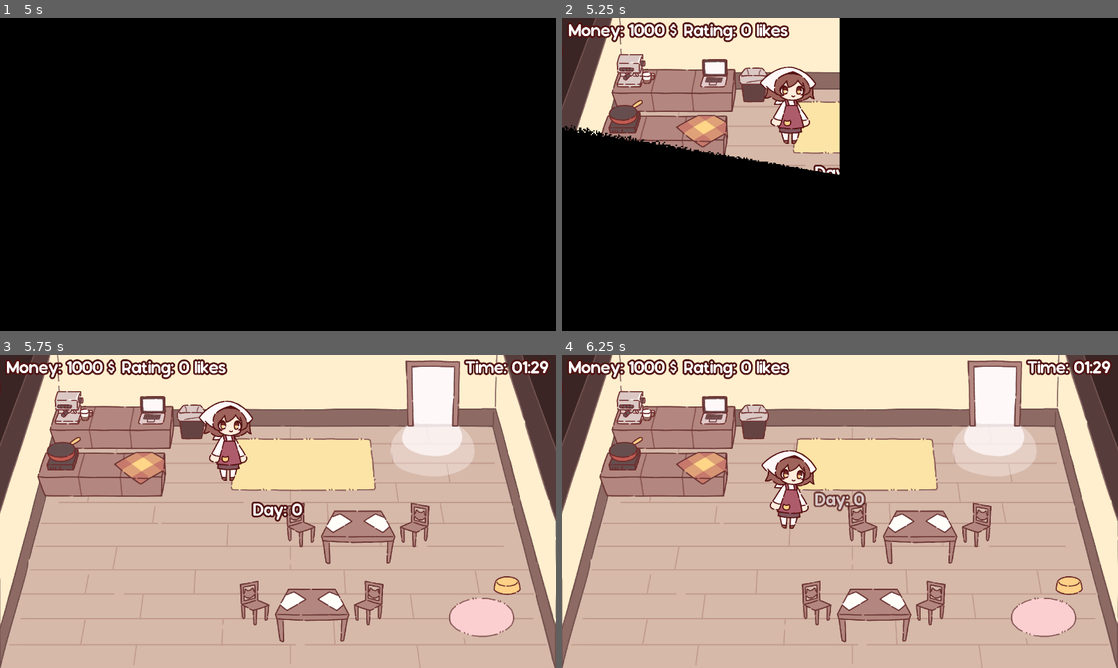
Above: before the commit, frames 1-4 (two rows, left to right).
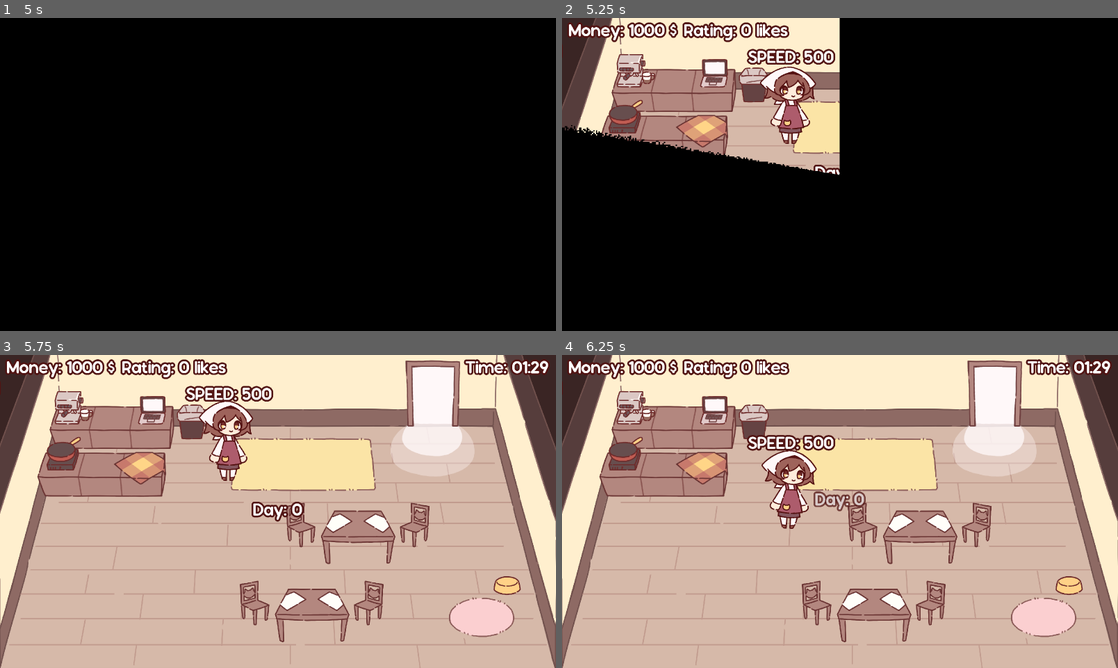
Above: after the commit, the same moments.

Repository: NuTrynity/Little-Cat-Cafe
Game: Godot game, scene res://Nodes/UI/opening_bill_board.tscn
Same seed, same stepped clock (60 frames per second), same inputs: the game is played once before the commit and once after it.
Inputs (mouse positions are in pixels of both pictures, inside the frame that each line leads up to):
- Up to frame 1 (5 s): move the mouse to (400, 158) at 0.52 s; hold Right (move_right) 0.53-1.25 s; hold E (interact) 0.53-1.25 s; click (400, 158) at 0.67 s; drag from (166, 190) to (250, 237) at 1.27 s; move the mouse to (333, 105) at 2.02 s; hold Right (move_right) 2.03-2.75 s; hold E (interact) 2.03-2.75 s; drag from (250, 237) to (111, 127) at 2.77 s; move the mouse to (444, 221) at 3.52 s; hold A (move_left) 3.53-4.25 s; hold E (interact) 3.53-4.25 s; click "New Game" at 4.25 s
- Up to frame 2 (5.25 s): tap Enter at 5 s; drag from (673, 127) to (973, 212) at 5.02 s
- Up to frame 3 (5.75 s): no input
- Up to frame 4 (6.25 s): move the mouse to (867, 511) at 5.77 s; hold S (move_down) from 5.78 s (still down); hold E (interact) from 5.78 s (still down); click (867, 511) at 5.92 s

Frame 1 is identical in both runs. In frame 2, 0.7% of the frame differs, in the area x 10-50%, y 2-15%; in frame 3, 0.7%, in the area x 10-96%, y 2-15%; in frame 4, 0.7%.
Error before the commit: Assertion failed: The node was set as a singleton entity, but no entity name was provided. (res://addons/scene_manager/SceneManager.gd:52)

Commit message:
added speed buff when combo meter increases

Diff:
--- a/Nodes/CharacterNodes/player.tscn
+++ b/Nodes/CharacterNodes/player.tscn
@@ -1,10 +1,11 @@
-[gd_scene load_steps=7 format=3 uid="uid://ccd36gjbdqg85"]
+[gd_scene load_steps=8 format=3 uid="uid://ccd36gjbdqg85"]
 
 [ext_resource type="Script" path="res://Scripts/CharacterScripts/Player.gd" id="1_bdjlg"]
 [ext_resource type="Resource" uid="uid://bqgjv1dentg8k" path="res://CustomResources/PlayerStats.tres" id="2_xx3sy"]
 [ext_resource type="PackedScene" uid="uid://yyjoaguxo2q7" path="res://Nodes/CharacterNodes/player_skin.tscn" id="3_5ahdw"]
 [ext_resource type="PackedScene" uid="uid://thwwtu05gh5p" path="res://Nodes/ObjectNodes/tray.tscn" id="4_ih7m2"]
 [ext_resource type="PackedScene" uid="uid://dup7dxp0rjp3y" path="res://Nodes/UI/joy_stick.tscn" id="5_48k8c"]
+[ext_resource type="Theme" uid="uid://cre74qu5ppyhh" path="res://Assets/Theme/main_menu.tres" id="6_5gryr"]
 
 [sub_resource type="RectangleShape2D" id="RectangleShape2D_mo8yt"]
 size = Vector2(91, 35)
@@ -30,4 +31,10 @@
 [node name="JoyStick" parent="." instance=ExtResource("5_48k8c")]
 visible = false
 
+[node name="Label" type="Label" parent="."]
+offset_right = 221.0
+offset_bottom = 65.0
+theme = ExtResource("6_5gryr")
+text = "Speed 500"
+
 [connection signal="use_move_vector" from="JoyStick" to="." method="_on_joy_stick_use_move_vector"]
--- a/Nodes/Components/player_buffs.tscn
+++ b/Nodes/Components/player_buffs.tscn
@@ -1,3 +1,10 @@
-[gd_scene format=3 uid="uid://lrihuknftpsf"]
+[gd_scene load_steps=4 format=3 uid="uid://lrihuknftpsf"]
+
+[ext_resource type="Script" path="res://Scripts/ComponentScripts/player_buffs.gd" id="1_ko0dm"]
+[ext_resource type="Resource" uid="uid://bqgjv1dentg8k" path="res://CustomResources/PlayerStats.tres" id="2_i52o1"]
+[ext_resource type="Resource" uid="uid://d0ojrka58d027" path="res://CustomResources/GameManager.tres" id="3_cc60e"]
 
 [node name="PlayerBuffs" type="Node"]
+script = ExtResource("1_ko0dm")
+player_stats = ExtResource("2_i52o1")
+game_manager = ExtResource("3_cc60e")
--- a/Scripts/CharacterScripts/Player.gd
+++ b/Scripts/CharacterScripts/Player.gd
@@ -5,12 +5,14 @@
 @onready var pivot : Node2D = $PlayerSkin
 @onready var start_scale : Vector2 = pivot.scale
 @onready var animations = $PlayerSkin/PlayerAnimations
+@onready var label = $Label
 
 var input = Vector2.ZERO
 var joystick_input = Vector2(0, 0)
 
 func _ready():
-	player_stats.set_speed(500.0)
+	label.position.x -= label.size.x / 2
+	label.position.y -= 412
 
 func _physics_process(_delta):
 	input = get_input()
@@ -21,6 +23,7 @@
 func _process(_delta):
 	var is_idle = is_zero_approx(velocity.x) and is_zero_approx(velocity.y)
 	var is_walking = not Vector2.ZERO
+	label.text = "SPEED: " + str(player_stats.get_speed())
 
 	if is_idle:
 		animations.play("idle")
--- /dev/null
+++ b/Scripts/ComponentScripts/player_buffs.gd
@@ -0,0 +1,16 @@
+extends Node
+
+@export var player_stats : PlayerStats
+@export var game_manager : GameManager
+
+func _ready():
+	game_manager.connect("start_combo", _on_combo_increase)
+	game_manager.connect("combo_finished", _on_combo_finish)
+
+	player_stats.set_speed(500.0)
+
+func _on_combo_increase():
+	player_stats.set_speed(player_stats.get_speed() + 25.0)
+
+func _on_combo_finish():
+	player_stats.set_speed(500.0)
--- a/Scripts/ResourceScripts/GameManager.gd
+++ b/Scripts/ResourceScripts/GameManager.gd
@@ -3,8 +3,9 @@
 class_name GameManager
 signal game_end
 signal day_end
+signal start_combo
 signal game_finished
-signal start_combo
+signal combo_finished
 
 @export var game_minutes : int
 @export var game_seconds : int
@@ -27,3 +28,7 @@
 func _reset():
 	game_minutes = current_minutes
 	game_seconds = current_seconds
+
+func reset_combo():
+	combo_meter = 1
+	combo_finished.emit()
--- a/Scripts/UIScripts/combo_meter.gd
+++ b/Scripts/UIScripts/combo_meter.gd
@@ -38,5 +38,5 @@
 		animation.play_backwards("show_combo")
 
 		await animation.animation_finished
+		game_manager.reset_combo()
 		value = max_value
-		game_manager.combo_meter = 1
--- a/Scripts/scene_0.gd
+++ b/Scripts/scene_0.gd
@@ -1,5 +1,6 @@
 extends Node2D
 class_name MainScene
+
 @onready var gameplay_music = preload("res://Assets/Music/Gameplay.wav")
 @onready var gameplay_stream = $GamePlayMusic
 @onready var save_loader = $SaveLoader
--- a/scene_0.tscn
+++ b/scene_0.tscn
@@ -13,6 +13,7 @@
 [ext_resource type="PackedScene" uid="uid://b2soaa4584xu4" path="res://Nodes/ObjectNodes/door.tscn" id="14_1augc"]
 [ext_resource type="PackedScene" uid="uid://i145yj5f8vf5" path="res://Nodes/ObjectNodes/cat_carpet.tscn" id="16_6nit4"]
 [ext_resource type="AudioStream" uid="uid://bh3brjbcwn4o6" path="res://Assets/Music/Gameplay.wav" id="16_urv4l"]
+[ext_resource type="PackedScene" uid="uid://lrihuknftpsf" path="res://Nodes/Components/player_buffs.tscn" id="18_btf8d"]
 [ext_resource type="PackedScene" uid="uid://j8ettgplafog" path="res://Nodes/UI/game_condition.tscn" id="19_nxtfs"]
 [ext_resource type="PackedScene" uid="uid://cukw642r356d0" path="res://Nodes/ObjectNodes/long_carpet.tscn" id="19_y2q1h"]
 [ext_resource type="PackedScene" uid="uid://p6ruwc0jpptk" path="res://Nodes/save_loader.tscn" id="20_n7opd"]
@@ -37,6 +38,7 @@
 z_as_relative = false
 y_sort_enabled = true
 script = ExtResource("1_6dqke")
+metadata/entity_name = "Player"
 
 [node name="CatManager" parent="." instance=ExtResource("7_mn2jt")]
 
@@ -91,6 +93,10 @@
 [node name="NavigationRegion2D" type="NavigationRegion2D" parent="."]
 navigation_polygon = SubResource("NavigationPolygon_fbxh0")
 
+[node name="SaveLoader" parent="." instance=ExtResource("20_n7opd")]
+
+[node name="PlayerBuffs" parent="." instance=ExtResource("18_btf8d")]
+
 [node name="GamePlayMusic" type="AudioStreamPlayer" parent="."]
 process_mode = 3
 stream = ExtResource("16_urv4l")
@@ -119,5 +125,3 @@
 
 [node name="LongCarpet" parent="Background" instance=ExtResource("19_y2q1h")]
 position = Vector2(1389, 505)
-
-[node name="SaveLoader" parent="." instance=ExtResource("20_n7opd")]
--- a/tutorial.tscn
+++ b/tutorial.tscn
@@ -19,6 +19,7 @@
 [ext_resource type="PackedScene" uid="uid://cukw642r356d0" path="res://Nodes/ObjectNodes/long_carpet.tscn" id="16_lu5jr"]
 [ext_resource type="PackedScene" uid="uid://p6ruwc0jpptk" path="res://Nodes/save_loader.tscn" id="17_ndfjk"]
 [ext_resource type="PackedScene" uid="uid://bu56hww45qof3" path="res://Nodes/TutorialNodes/tutorial_node.tscn" id="19_q7w0m"]
+[ext_resource type="PackedScene" uid="uid://lrihuknftpsf" path="res://Nodes/Components/player_buffs.tscn" id="20_2e2jy"]
 
 [sub_resource type="RectangleShape2D" id="RectangleShape2D_f7fjw"]
 size = Vector2(2628, 20)
@@ -125,3 +126,5 @@
 position = Vector2(1389, 505)
 
 [node name="SaveLoader" parent="." instance=ExtResource("17_ndfjk")]
+
+[node name="PlayerBuffs" parent="." instance=ExtResource("20_2e2jy")]
Not shown: 1 places in scene_0.tscn that only renumber resources
Not shown: 1 places in tutorial.tscn that only renumber resources
